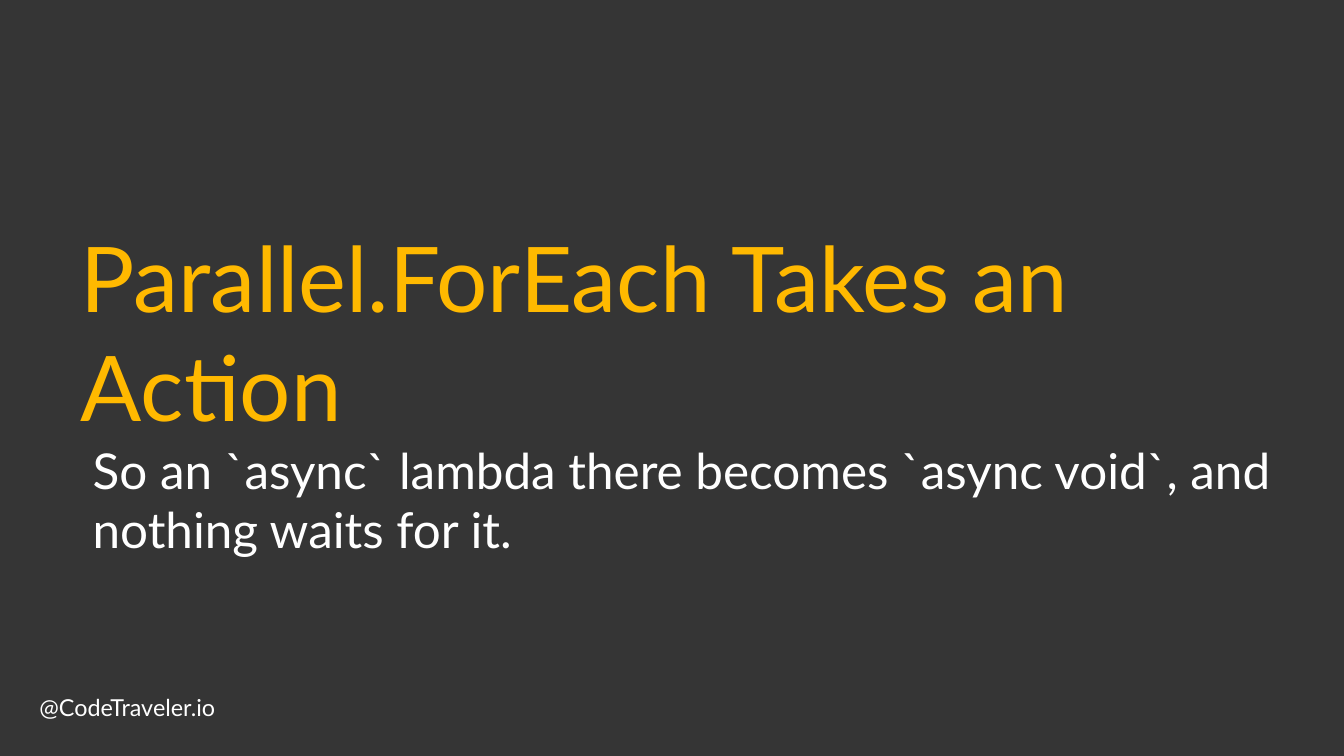
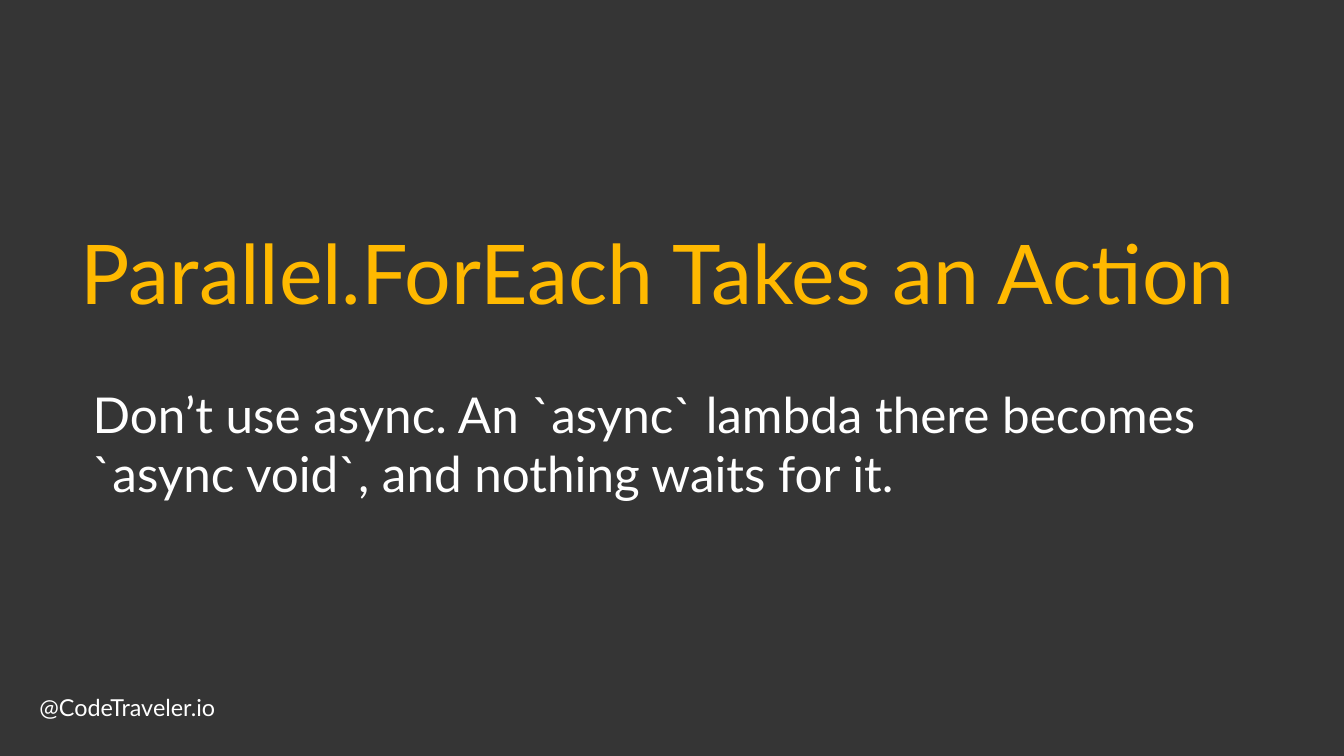
Before and after one commit to TheCodeTraveler/BecomeAnExpertWithAsyncAwait, a slide deck: slide 6 of 7. Data Parallelism/DataParallelism.pptx (slide 8 before the commit). Drawn at 1344x756 pixels with LibreOffice and Linux fonts; fonts in the diff are those of the drawing; background and template pictures are left out. Boxes give left, top, right and bottom in pixels: in the first picture for what was removed or moved away, otherwise in the second. Text is boxed around its words. In the diff, an @@ line names an element or a change of style, - is before the commit and + after.

Commit message:
Update DataParallelism

```diff
--- a/7. Data Parallelism/DataParallelism.pptx
+++ b/7. Data Parallelism/DataParallelism.pptx
@@ text "Parallel.ForEach Takes an Action" at (x1=81, y1=243, x2=1234, y2=305): size 66 to 60 pt @@
@@ text at (x1=93, y1=395, x2=1195, y2=501): text changed @@
-So an `async` lambda there becomes `async void`, and nothing waits for it.
+Don’t use async. An `async` lambda there becomes `async void`, and nothing waits for it.
```
Also in this commit, not shown: 7 other slides changed, 2 slides removed, 1 other file.
